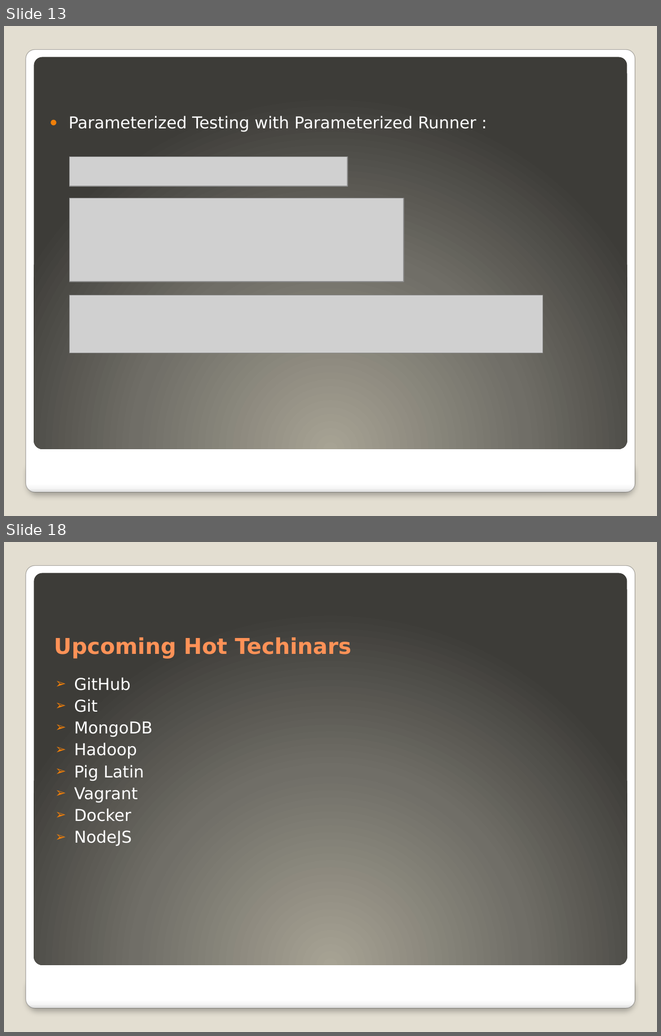
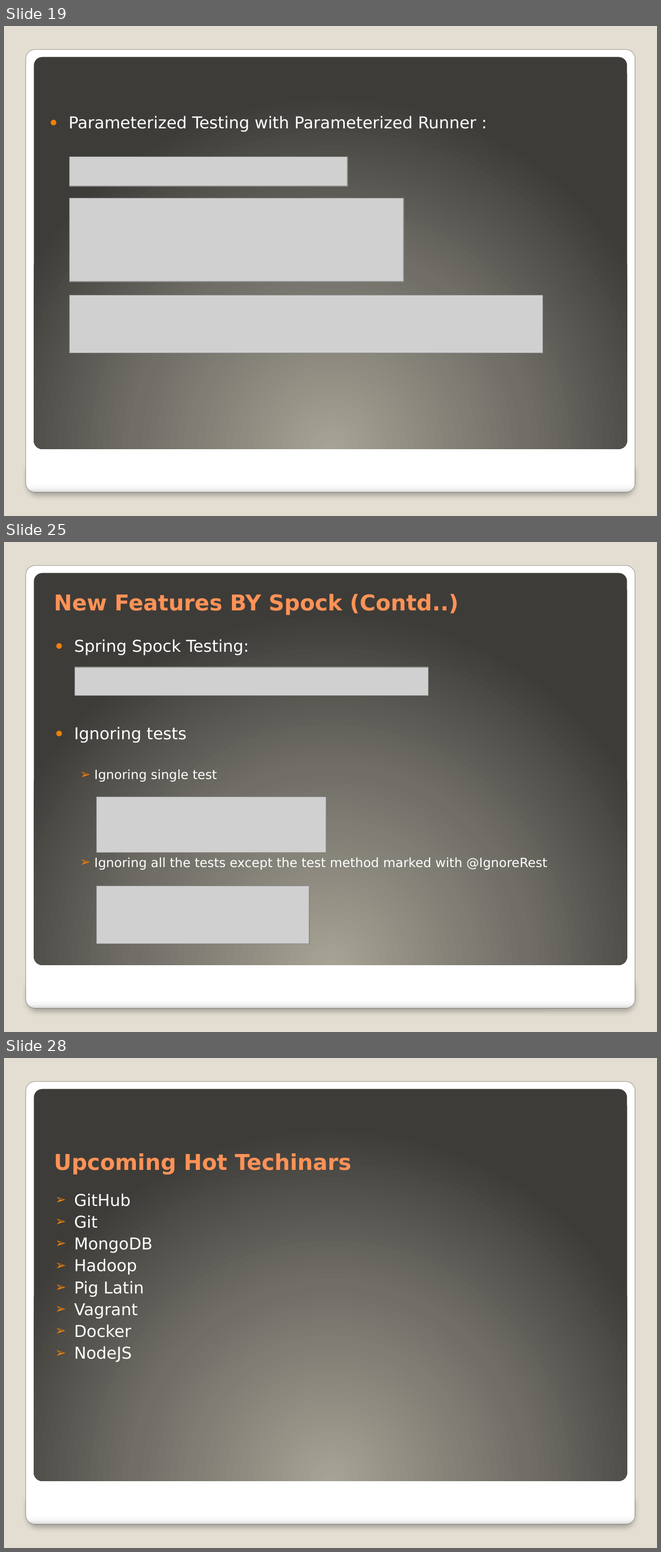
Before and after one commit to ayazlakdawala/JUnitMigration3.x-4.x, a slide deck: TechiNar Series-Unit Testing Frameworks Demo.pptx. Shown one above the other, each under a label of ours: slides 13 and 18 before the commit, slides 19, 25 and 28 after it; the slides between them are not shown. The pictures are 661x1036 and 661x1552 pixels, drawn with LibreOffice and Linux fonts; fonts in the diff are those of the drawing; grey boxes stand for pictures. Boxes give left, top, right and bottom in pixels: in the first picture for what was removed or moved away, otherwise in the second. Text is boxed around its words. In the diff, an @@ line names an element or a change of style, - is before the commit and + after.

Commit message:
added new spock features to the project

```diff
--- a/TechiNar Series-Unit Testing Frameworks Demo.pptx
+++ b/TechiNar Series-Unit Testing Frameworks Demo.pptx
@@ slide 25 added at (x1=4, y1=542, x2=657, y2=1032), background #E3DED1; not listed: 3 template elements that a slide beside it also shows @@
@@ title added at (x1=54, y1=593, x2=458, y2=615), 24 pt, text #FF9258, bold @@
+New Features BY Spock (Contd..)
@@ text added at (x1=74, y1=639, x2=547, y2=870), 14 pt, text #FFFFFF @@
+● Spring Spock Testing:
+● Ignoring tests
+  ➢ Ignoring single test
+  ➢ Ignoring all the tests except the test method marked with @IgnoreRest
@@ picture added at (x1=74, y1=668, x2=429, y2=696) @@
@@ picture added at (x1=97, y1=796, x2=327, y2=852) @@
@@ picture added at (x1=97, y1=886, x2=310, y2=944) @@
@@ what was slide 13 is now slide 19 @@
@@ what was slide 18 is now slide 28 @@
```
Also in this commit, not shown: 8 slides changed, 9 other slides added, 2 other files.
